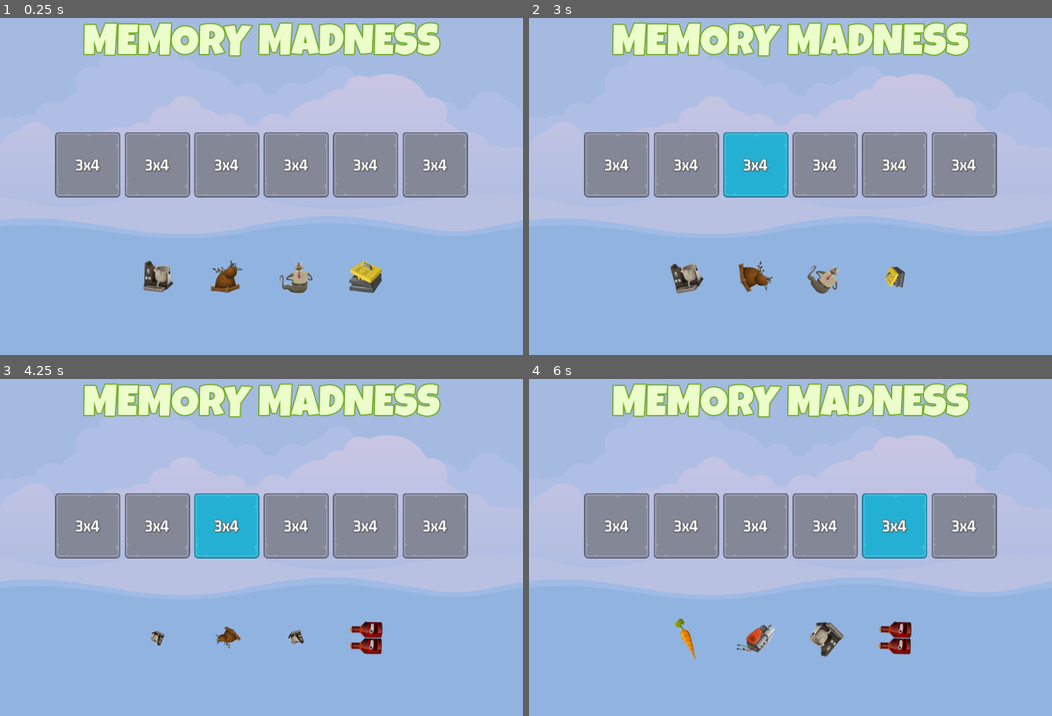
Above: before the commit, frames 1-4 (two rows, left to right).
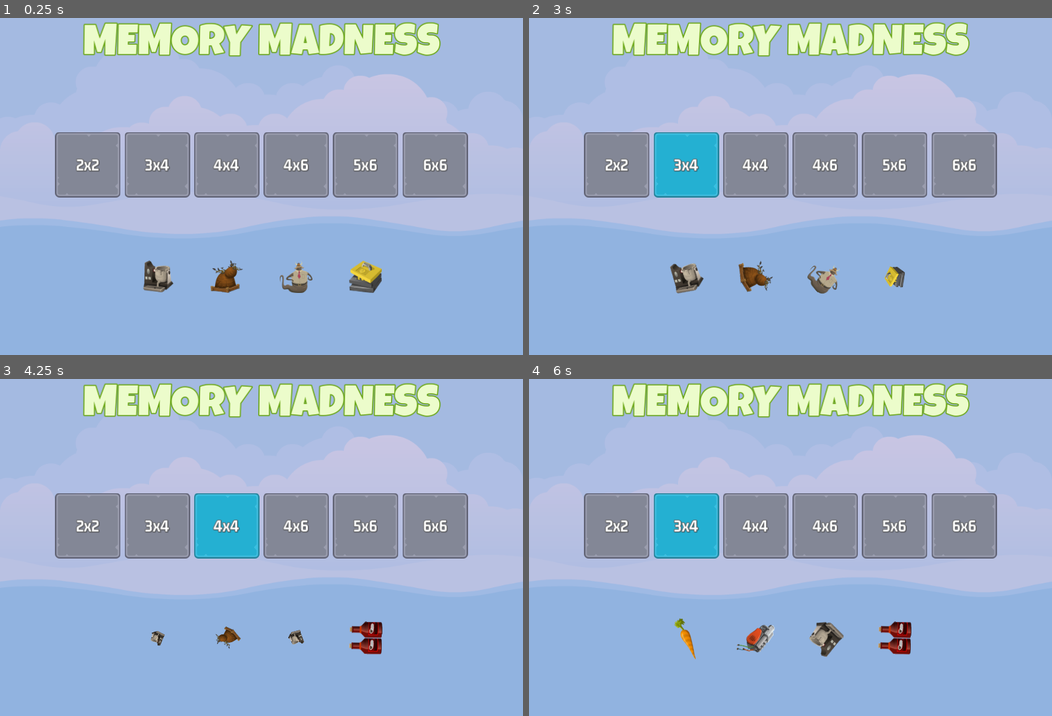
Above: after the commit, the same moments.

Repository: ArthurNvs/MemoryMadness
Game: Godot game, scene res://master_scene/master_scene.tscn
Same seed, same stepped clock (60 frames per second), same inputs: the game is played once before the commit and once after it.
Inputs (mouse positions are in pixels of both pictures, inside the frame that each line leads up to):
- Up to frame 1 (0.25 s): no input
- Up to frame 2 (3 s): click "3x4" at 0.5 s; click "3x4" (after the commit: "2x2") at 1.25 s; click "3x4" at 2 s; click "3x4" at 2.75 s
- Up to frame 3 (4.25 s): click (224, 527) at 3.5 s, where only the run after the commit has a clickable "4x4"
- Up to frame 4 (6 s): click "3x4" at 4.25 s; click (827, 527) at 5 s, where only the run after the commit has a clickable "4x6"; click "3x4" at 5.75 s

The runs differ from the first frame. In frame 1, 0.4% of the frame differs, in the area x 14-86%, y 41-46%; in frame 2, 5.0%; in frame 3, 0.5%; in frame 4, 5.0%, in the area x 14-86%, y 33-54%.

Commit message:
finishes menu UI with button sound

Diff:
--- a/level_button/level_button.gd
+++ b/level_button/level_button.gd
@@ -10,9 +10,14 @@
 
 # Called when the node enters the scene tree for the first time.
 func _ready():
-	label.text = "3x4"
+	pass
 
 
-# Called every frame. 'delta' is the elapsed time since the previous frame.
-func _process(delta):
-	pass
+func set_level_button(level_num: int) -> void:
+	_level_number = level_num
+	var l_data = GameManager.LEVELS[_level_number]
+	label.text = "%sx%s" % [l_data.rows, l_data.cols]
+
+
+func _on_pressed():
+	SoundManager.play_button_click(sound)
--- a/level_button/level_button.tscn
+++ b/level_button/level_button.tscn
@@ -38,3 +38,5 @@
 vertical_alignment = 1
 
 [node name="Sound" type="AudioStreamPlayer" parent="."]
+
+[connection signal="pressed" from="." to="." method="_on_pressed"]
--- /dev/null
+++ b/main_screen/main_screen.gd
@@ -0,0 +1,21 @@
+extends Control
+
+
+@export var level_button_scene: PackedScene
+@onready var hb_levels = $ColorRect/VBoxContainer/HBLevels
+
+
+# Called when the node enters the scene tree for the first time.
+func _ready():
+	setup_grid()
+
+
+func create_level_button(level_number: int) -> void:
+	var new_level_button = level_button_scene.instantiate()
+	hb_levels.add_child(new_level_button)
+	new_level_button.set_level_button(level_number)
+
+
+func setup_grid() -> void:
+	for level in GameManager.LEVELS:
+		create_level_button(level)
--- a/main_screen/main_screen.tscn
+++ b/main_screen/main_screen.tscn
@@ -1,6 +1,7 @@
-[gd_scene load_steps=5 format=3 uid="uid://dfn5hultyo78x"]
+[gd_scene load_steps=6 format=3 uid="uid://dfn5hultyo78x"]
 
 [ext_resource type="FontFile" uid="uid://fhco5v1nj10j" path="res://assets/fonts/LuckiestGuy-Regular.ttf" id="1_fjmsn"]
+[ext_resource type="Script" path="res://main_screen/main_screen.gd" id="1_ne231"]
 [ext_resource type="PackedScene" uid="uid://fgh5iq61m783" path="res://level_button/level_button.tscn" id="2_80gu5"]
 [ext_resource type="PackedScene" uid="uid://5n6so8yromcf" path="res://front_sprite/front_sprite.tscn" id="2_qdghv"]
 
@@ -18,6 +19,8 @@
 anchor_bottom = 1.0
 grow_horizontal = 2
 grow_vertical = 2
+script = ExtResource("1_ne231")
+level_button_scene = ExtResource("2_80gu5")
 
 [node name="ColorRect" type="ColorRect" parent="."]
 layout_mode = 1
@@ -57,24 +60,6 @@
 size_flags_horizontal = 4
 theme_override_constants/separation = 8
 
-[node name="LevelButton" parent="ColorRect/VBoxContainer/HBLevels" instance=ExtResource("2_80gu5")]
-layout_mode = 2
-
-[node name="LevelButton2" parent="ColorRect/VBoxContainer/HBLevels" instance=ExtResource("2_80gu5")]
-layout_mode = 2
-
-[node name="LevelButton3" parent="ColorRect/VBoxContainer/HBLevels" instance=ExtResource("2_80gu5")]
-layout_mode = 2
-
-[node name="LevelButton4" parent="ColorRect/VBoxContainer/HBLevels" instance=ExtResource("2_80gu5")]
-layout_mode = 2
-
-[node name="LevelButton5" parent="ColorRect/VBoxContainer/HBLevels" instance=ExtResource("2_80gu5")]
-layout_mode = 2
-
-[node name="LevelButton6" parent="ColorRect/VBoxContainer/HBLevels" instance=ExtResource("2_80gu5")]
-layout_mode = 2
-
 [node name="Spacer3" type="Control" parent="ColorRect/VBoxContainer"]
 layout_mode = 2
 size_flags_vertical = 3
--- a/singletons/sound_manager.gd
+++ b/singletons/sound_manager.gd
@@ -28,5 +28,5 @@
 	player.play()
 
 
-func play_button_click() -> void:
-	pass
+func play_button_click(player: AudioStreamPlayer) -> void:
+	play_sound(player, SOUND_SELECT_BUTTON)
